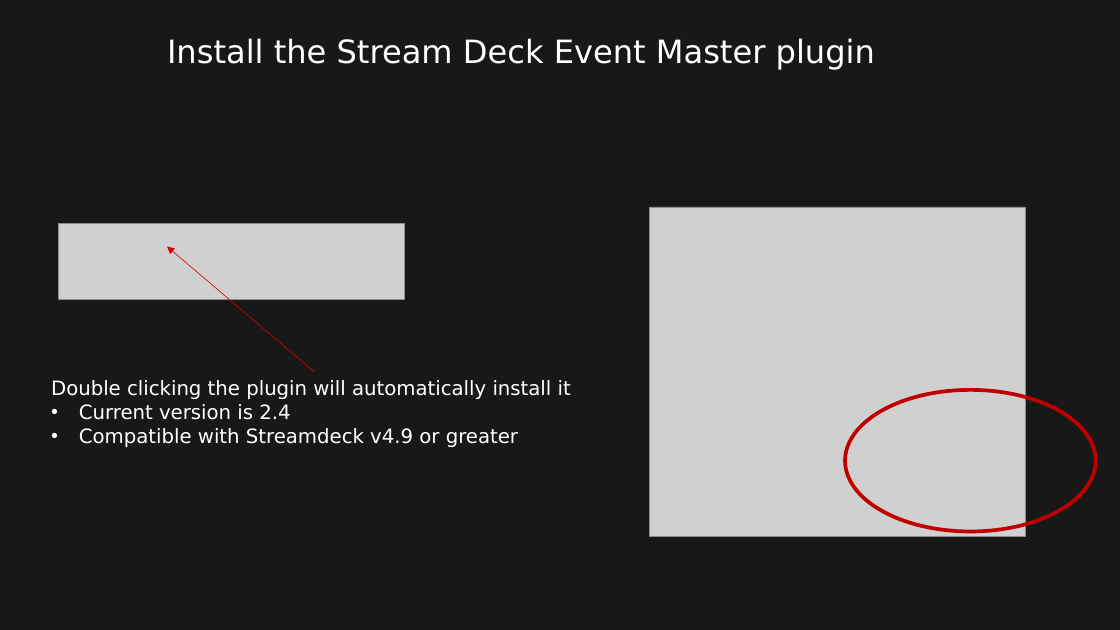
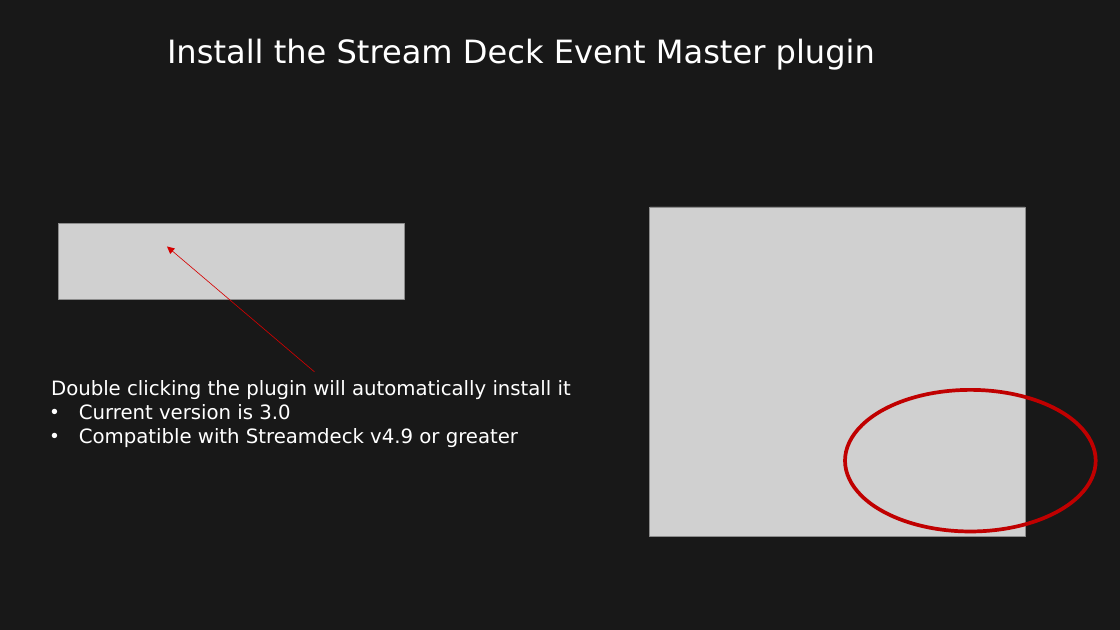
Before and after one commit to robbie78669/streamdeck-eventmaster, a slide deck: slide 3 of Stream Deck for Event Master v3.0.pptx. Drawn at 1120x630 pixels with LibreOffice and Linux fonts; fonts in the diff are those of the drawing; grey boxes stand for pictures; background and template pictures are left out. Boxes give left, top, right and bottom in pixels: in the first picture for what was removed or moved away, otherwise in the second. Text is boxed around its words. In the diff, an @@ line names an element or a change of style, - is before the commit and + after.

```diff
--- a/Stream Deck for Event Master v3.0.pptx
+++ b/Stream Deck for Event Master v3.0.pptx
@@ text at [79, 404, 290, 420]: text changed @@
-• Current version is 2.4
+• Current version is 3.0
```
Also in this commit, not shown: 7 other slides changed, 2 slides added, 4 other files.
